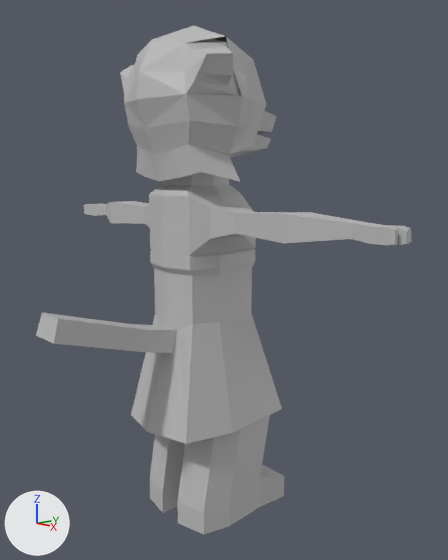
Two versions of the Blender file bonus features/ps1-n64 style 3d models/jem.blend, one commit apart.
One viewpoint serves both versions: a camera (50 mm lens) standing at (6.05, -4.87, 4.62) and looking at (0.44, 0.09, 3.31). Lighting does not change. The marker at lower left points along +X, +Y and +Z.

Script lines for the objects in view, before the commit:
```python
me_cube = bpy.data.meshes.new('Cube')
me_cube.from_pydata(...)  # 500 vertices, 493 faces; spans x -2.9..2.9, y -2.07..1.22, z -5.24..0.84
me_cube.materials.append(mat_material)  # grey #bcbcbc
me_cube_001 = bpy.data.meshes.new('Cube.001')
me_cube_001.from_pydata(...)  # 20 vertices, 8 faces; spans x -0.72..0.72, y -0.79..1.03, z -3.95..-2.6
me_cube_001.materials.append(mat_material)  # grey #bcbcbc
me_cube_002 = bpy.data.meshes.new('Cube.002')
me_cube_002.from_pydata(...)  # 61 vertices, 38 faces; spans x -0.84..0.84, y -0.61..0.6, z -0.91..0.9
me_cube_002.materials.append(mat_material)  # grey #bcbcbc
ob_body = bpy.data.objects.new('body', me_cube)
ob_body.location = (0.0, 0.0, 5.41)
ob_dress_bottom = bpy.data.objects.new('dress bottom', me_cube_001)
ob_dress_bottom.location = (0.0, 0.0, 5.41)
ob_hair = bpy.data.objects.new('hair', me_cube_002)
ob_hair.location = (0.0, 0.0, 5.41)
```
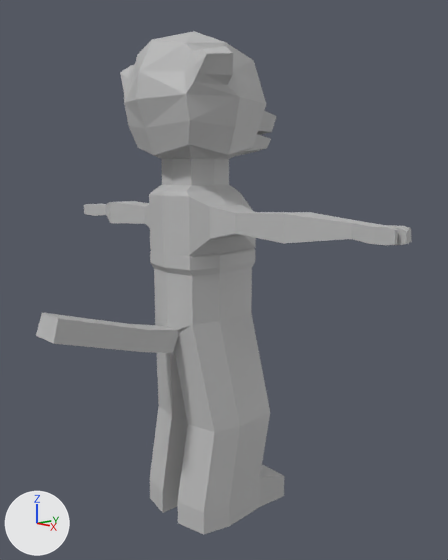
Diff of the bpy script that builds the scene:
```diff
--- a/bonus features/ps1-n64 style 3d models/jem.blend.py
+++ b/bonus features/ps1-n64 style 3d models/jem.blend.py
@@ ob_dress_bottom @@
 ob_dress_bottom.location = (0.0, 0.0, 5.41)
+ob_dress_bottom.hide_set(True)
@@ ob_hair @@
 ob_hair.location = (0.0, 0.0, 5.41)
+ob_hair.hide_set(True)
```

What differs and where, as boxes [x1, y1, x2, y2] in the pictures (448 x 560 px):
'dress bottom', hidden: before [131, 313, 282, 444]
'hair', hidden: before [132, 25, 253, 182]
